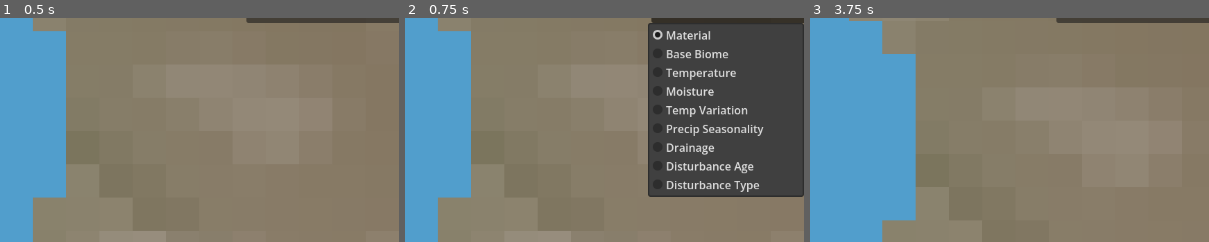
Above: before the commit, frames 1-3 (left to right).
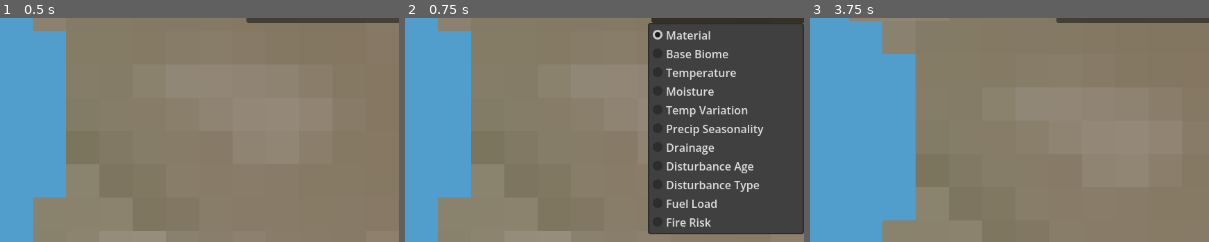
Above: after the commit, the same moments.

Repository: joahreason/explore
Game: Godot game, scene res://world.tscn
Same seed, same stepped clock (60 frames per second), same inputs: the game is played once before the commit and once after it.
Inputs (mouse positions are % of the whole screen's width and height, from its top left):
- Up to frame 1 (0.5 s): no input
- Up to frame 2 (0.75 s): click "Material" at 0.5 s
- Up to frame 3 (3.75 s): click "Material" at 1.25 s; click "Material" at 2 s; tap Enter at 2.75 s; move the mouse to (72, 45) at 2.77 s; tap B at 2.85 s; click (72, 45) at 2.92 s; tap Space at 3.5 s; drag from (30, 55) to (45, 70) at 3.52 s
The pictures show only the part of the screen within x 50-100%, y 40-90%; the shares and areas given below are measured in that part.

Frame 1 is identical in both runs. In frame 2, 6.4% of the frame differs, in the area x 60-100%, y 79-97%; in frame 3, nothing differs.

Commit message:
Biome variety Phase 4: fuel load + fire risk
fuel_load = vegetation x (1 - disturbance) - "not recently disturbed"
already encodes accumulation time since disturbance intensity fades
with both distance from an epicenter and age (Phase 3), so no
separate age term is needed here.

fire_risk = dryness x heat x wind x fuel_load x a dry-season bonus
(precip_seasonality). Pure formula, no new noise samples.

Diagnostic dump initially looked suspicious (mean ~0.005, max ~0.07)
but a per-biome breakdown confirmed it's emergent/correct rather than
a bug: dryness and fuel accumulation are in natural tension (you can't
have max dryness AND max fuel simultaneously - fuel requires enough
moisture to have grown in the first place), which is exactly the
real-world savanna/grassland fire "goldilocks zone." Savanna and
Grassland scored highest, Desert and Tundra near zero, matching real
fire ecology. Left the generation data at its honest (compressed)
scale and only applied a display-only gain+gamma in the heatmap view
for legibility - noted explicitly in code so future work (e.g. a
FireProne modifier tag) thresholds against the real range, not the
display-remapped one.

New Fuel Load / Fire Risk entries in the view dropdown.

Co-Authored-By: Claude Sonnet 5 <noreply@anthropic.com>
Claude-Session: https://claude.ai/code/session_01FGRKBehJuHB2bSj53HPTpB

Diff:
--- a/scripts/chunk_manager.gd
+++ b/scripts/chunk_manager.gd
@@ -30,6 +30,8 @@
 	DRAINAGE,
 	DISTURBANCE_AGE,
 	DISTURBANCE_TYPE,
+	FUEL_LOAD,
+	FIRE_RISK,
 }
 
 ## Assign a saved WorldGen.tres preset here to tune generation in the
@@ -178,6 +180,10 @@
 			return HeatmapColorizerScript.disturbance_age(sample)
 		ViewMode.DISTURBANCE_TYPE:
 			return HeatmapColorizerScript.disturbance_type(sample)
+		ViewMode.FUEL_LOAD:
+			return HeatmapColorizerScript.fuel_load(sample)
+		ViewMode.FIRE_RISK:
+			return HeatmapColorizerScript.fire_risk(sample)
 		_:
 			return DebugColorizerScript.color_for(sample)
 
--- a/scripts/heatmap_colorizer.gd
+++ b/scripts/heatmap_colorizer.gd
@@ -28,6 +28,12 @@
 const TYPE_STORM := Color(0.6, 0.6, 0.75)
 const TYPE_LANDSLIDE := Color(0.55, 0.4, 0.25)
 const TYPE_UNKNOWN := Color(0.8, 0.2, 0.8)
+
+const NO_FUEL := Color(0.12, 0.14, 0.1)
+const HIGH_FUEL := Color(0.75, 0.7, 0.2)
+
+const NO_RISK := Color(0.1, 0.15, 0.2)
+const HIGH_RISK := Color(0.95, 0.15, 0.05)
 
 
 static func temperature(s: Dictionary) -> Color:
@@ -71,3 +77,17 @@
 		"landslide":
 			return TYPE_LANDSLIDE
 	return TYPE_UNKNOWN
+
+
+static func fuel_load(s: Dictionary) -> Color:
+	return NO_FUEL.lerp(HIGH_FUEL, clampf(float(s["fuel_load"]), 0.0, 1.0))
+
+
+## fire_risk's real range rarely exceeds ~0.1 (dryness and fuel accumulation
+## are in natural tension - you can't have max dryness AND max fuel at once,
+## confirmed via diagnostic + per-biome breakdown, not a bug). Display-only
+## gain+gamma so the view is legible; the underlying data stays unscaled for
+## anything that thresholds against it later (e.g. a future FireProne tag).
+static func fire_risk(s: Dictionary) -> Color:
+	var v := clampf(pow(float(s["fire_risk"]) * 8.0, 0.6), 0.0, 1.0)
+	return NO_RISK.lerp(HIGH_RISK, v)
--- a/scripts/view_mode_dropdown.gd
+++ b/scripts/view_mode_dropdown.gd
@@ -15,6 +15,8 @@
 	{"label": "Drainage", "mode": ChunkManagerScript.ViewMode.DRAINAGE},
 	{"label": "Disturbance Age", "mode": ChunkManagerScript.ViewMode.DISTURBANCE_AGE},
 	{"label": "Disturbance Type", "mode": ChunkManagerScript.ViewMode.DISTURBANCE_TYPE},
+	{"label": "Fuel Load", "mode": ChunkManagerScript.ViewMode.FUEL_LOAD},
+	{"label": "Fire Risk", "mode": ChunkManagerScript.ViewMode.FIRE_RISK},
 ]
 
 
--- a/scripts/world_gen.gd
+++ b/scripts/world_gen.gd
@@ -442,6 +442,22 @@
 	vegetation01 *= 1.0 - erosion01 * vegetation_erosion_penalty
 	vegetation01 *= 1.0 - disturbance01
 
+	# --- fire propensity (dryness + heat + wind + accumulated fuel) ---
+	# fuel_load: how much burnable material has built up - vegetation that
+	# hasn't been recently disturbed (disturbance01 already fades with both
+	# distance from an epicenter AND age, so "not disturbed" already means
+	# "had time to accumulate fuel," no separate age term needed here).
+	var fuel_load := vegetation01 * (1.0 - disturbance01)
+	var fire_dryness := 1.0 - moisture01
+	var fire_heat := smoothstep(-0.1, 0.5, temperature)
+	# A pronounced dry season raises fire risk even where annual-average
+	# moisture looks fine (Mediterranean/monsoon-adjacent climates).
+	var fire_seasonal_bonus := 1.0 + precip_seasonality01 * 0.5
+	var fire_risk := clampf(
+		fire_dryness * fire_heat * (0.5 + 0.5 * wind_strength01) * fuel_load * fire_seasonal_bonus,
+		0.0, 1.0
+	)
+
 	# --- resources (geology-driven veins, need erosion to be exposed) ---
 	# Sharpen the ridge so veins are rare, narrow seams rather than a scratchy
 	# lattice covering the whole map.
@@ -474,6 +490,8 @@
 		"temp_variation": temp_variation01,
 		"precip_seasonality": precip_seasonality01,
 		"drainage": drainage,
+		"fuel_load": fuel_load,
+		"fire_risk": fire_risk,
 	}
 
 
